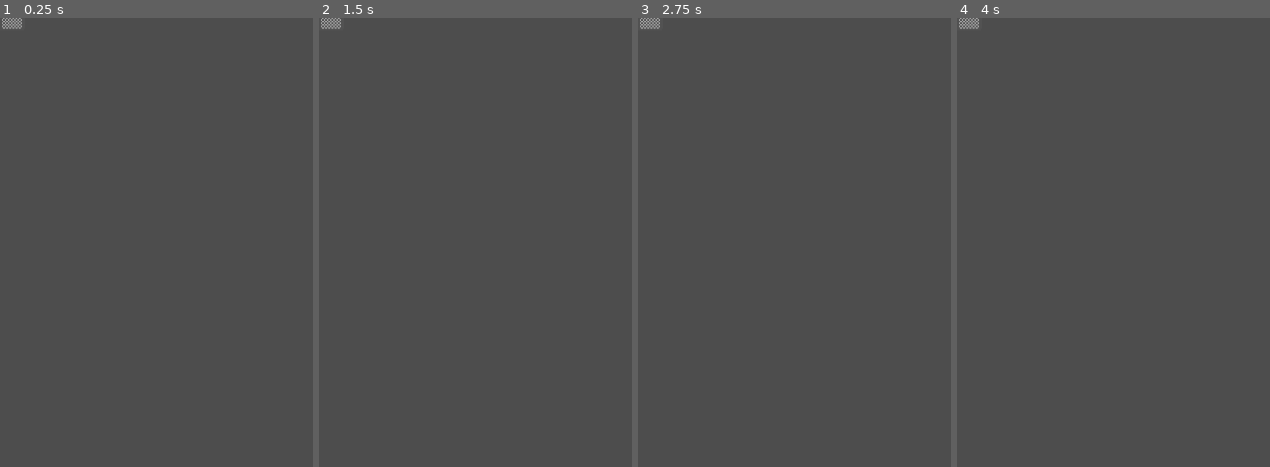
Above: before the commit, frames 1-4 (left to right).
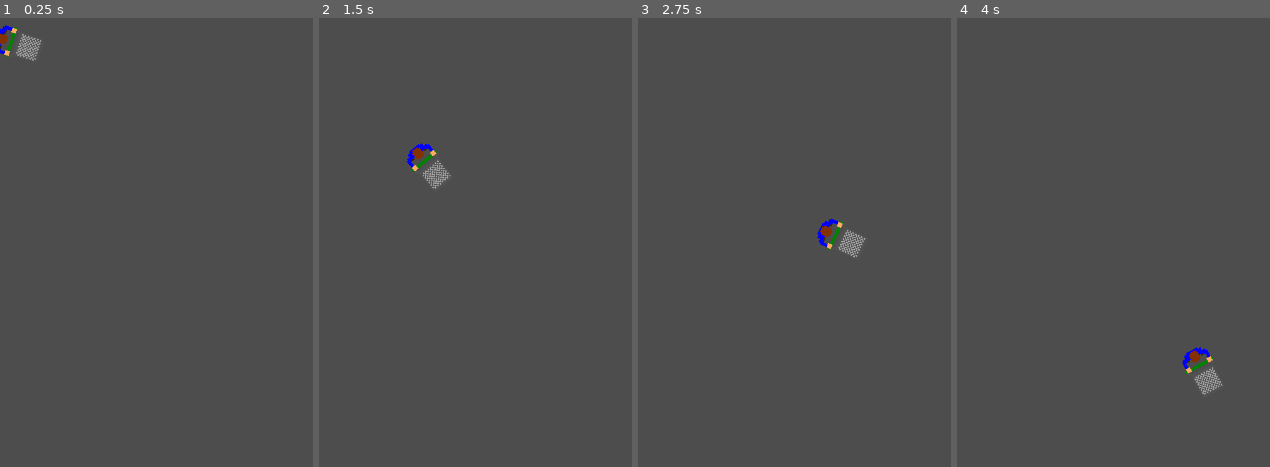
Above: after the commit, the same moments.

Repository: mjones129/grocery-game
Game: Godot game, scene res://main.tscn
The game is run twice, just before and just after one commit, with the same random seed, the same clock (stepped at 60 frames per second) and the same inputs.
Inputs (mouse positions are in pixels of both pictures, inside the frame that each line leads up to):
- Up to frame 1 (0.25 s): no input
- Up to frame 2 (1.5 s): move the mouse to (outside the picture) at 0.52 s; press the mouse at (outside the picture) at 0.53 s; move the mouse to (453, 458) at 1.27 s; release the mouse at (453, 458) at 1.28 s; click (453, 458) at 1.35 s
- Up to frame 3 (2.75 s): move the mouse to (907, 242) at 2.02 s; press the mouse at (907, 242) at 2.03 s
- Up to frame 4 (4 s): move the mouse to (outside the picture) at 2.77 s; release the mouse at (outside the picture) at 2.78 s; click (outside the picture) at 2.85 s; move the mouse to (outside the picture) at 3.52 s; press the mouse at (outside the picture) at 3.53 s

The runs differ from the first frame. In frame 1, 0.5% of the frame differs, in the area x 0-14%, y 0-10%; in frame 2, 0.6%; in frame 3, 0.6%; in frame 4, 0.6%, in the area x 0-85%, y 0-84%.
Error before the commit: Invalid type in utility function "min()". Cannot convert argument 1 from Vector2 to float. (res://player.gd:29)

Commit message:
correct issue with player movement

Diff:
--- a/player.gd
+++ b/player.gd
@@ -25,9 +25,9 @@
 		#print("diff: ", diff)
 
 func _physics_process(delta):
-	var accel = position.direction_to(target) * acc
-	velocity = min(accel, speed)
-	#code paste from a random forum
+	#var accel = position.direction_to(target) * acc
+	#velocity = min(accel, speed)
+	velocity = position.direction_to(target) * speed
 	var angle = (target - self.global_position).angle()
 	var rot_speed = delta * rotation_speed
 	self.global_rotation = lerp_angle(self.global_rotation, angle, rot_speed)
--- a/project.godot
+++ b/project.godot
@@ -35,3 +35,4 @@
 
 textures/canvas_textures/default_texture_filter=0
 renderer/rendering_method="mobile"
+textures/vram_compression/import_etc2_astc=true
Not shown, added: export_presets.cfg
